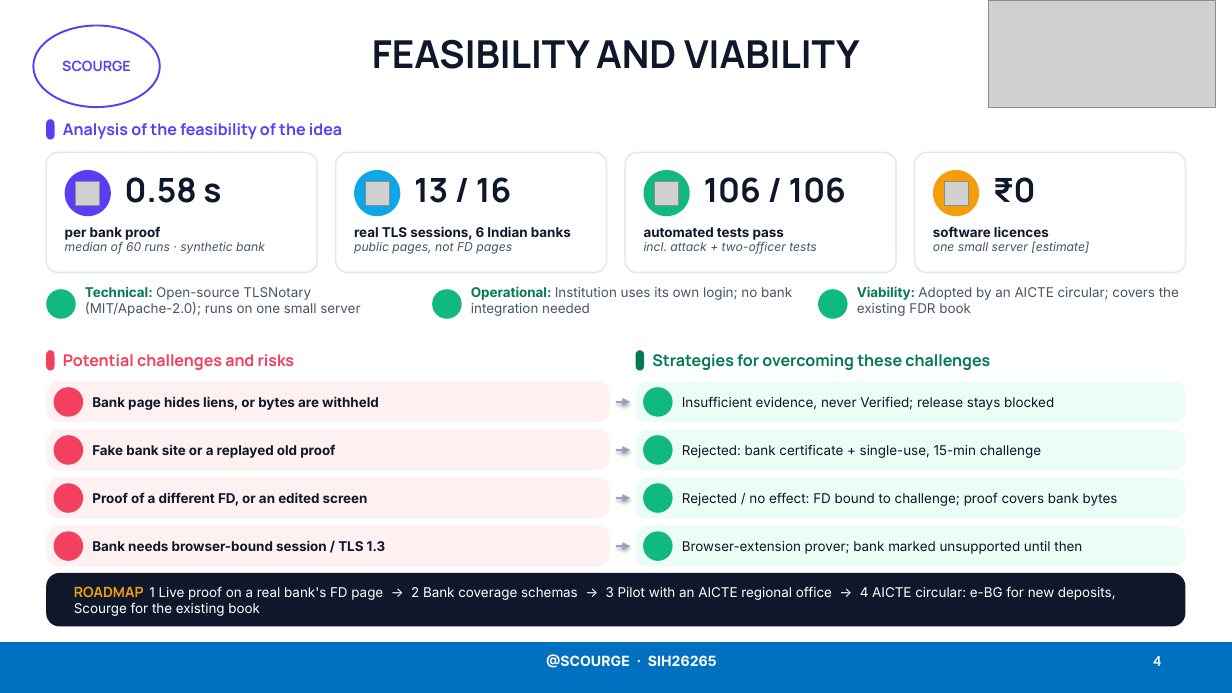
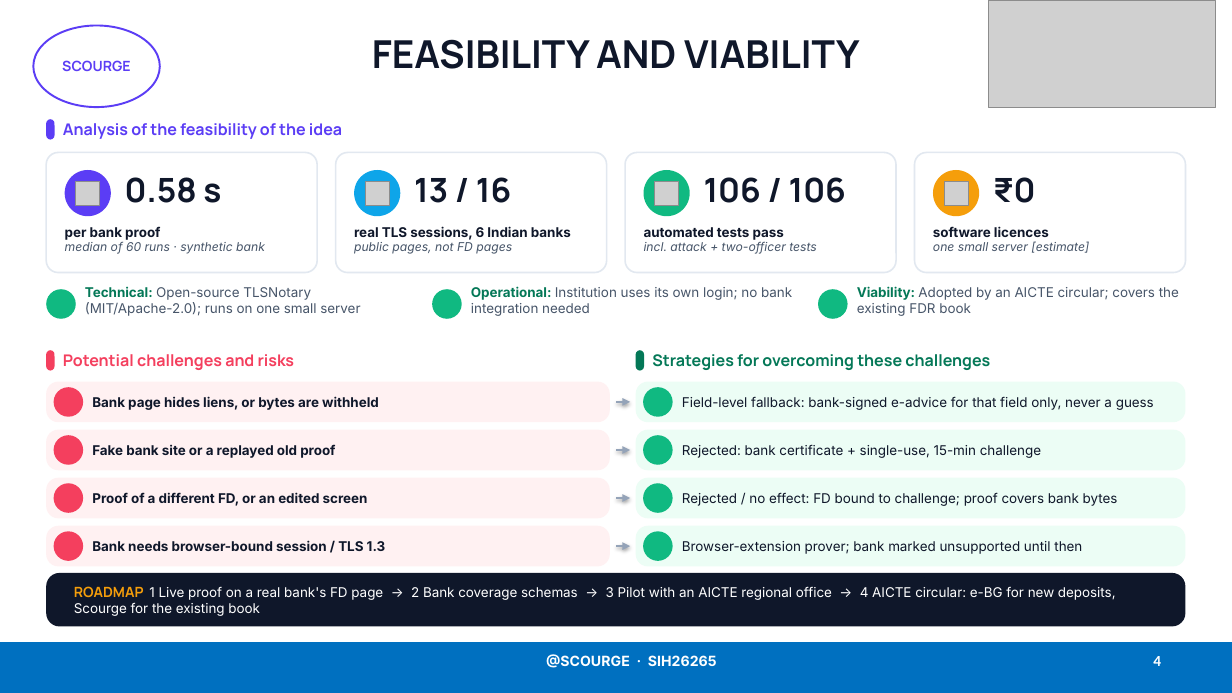
Before and after one commit to Lakki007/Arnavax-Scourge-SIH26265, a slide deck: slide 4 of docs/ppt/Scourge_SIH26265_Idea.pptx. Drawn at 1232x693 pixels with LibreOffice and Linux fonts; fonts in the diff are those of the drawing; grey boxes stand for pictures; background and template pictures are left out. Boxes give left, top, right and bottom in pixels: in the first picture for what was removed or moved away, otherwise in the second. Text is boxed around its words. In the diff, an @@ line names an element or a change of style, - is before the commit and + after.

```diff
--- a/docs/ppt/Scourge_SIH26265_Idea.pptx
+++ b/docs/ppt/Scourge_SIH26265_Idea.pptx
@@ text at (682,396,1154,410): text changed @@
-Insufficient evidence, never Verified; release stays blocked
+Field-level fallback: bank-signed e-advice for that field only, never a guess
```
Also in this commit, not shown: 2 other files.
